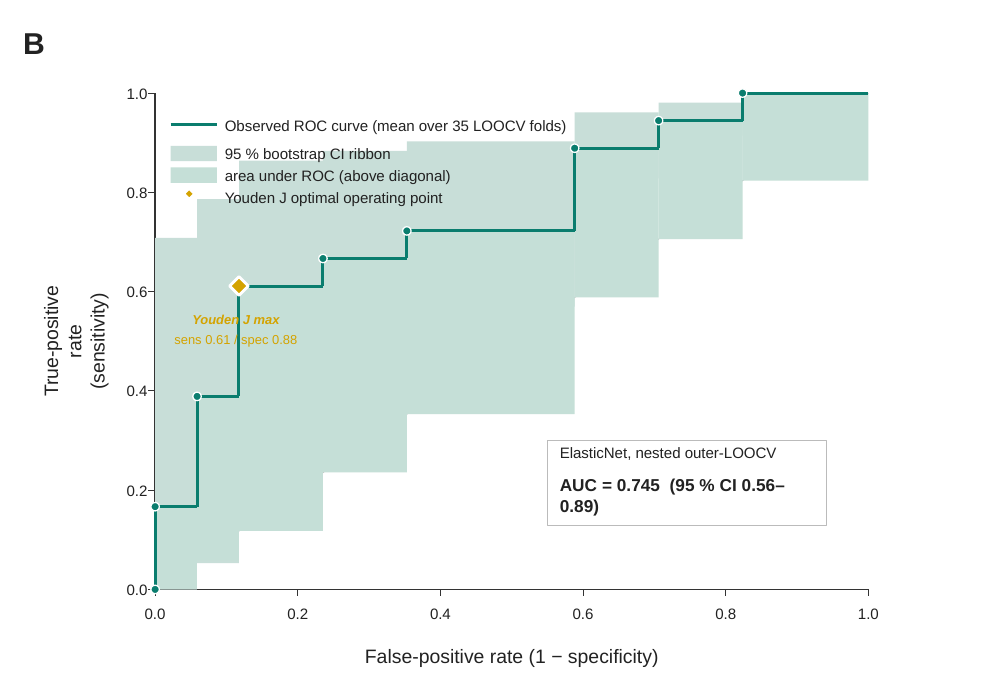
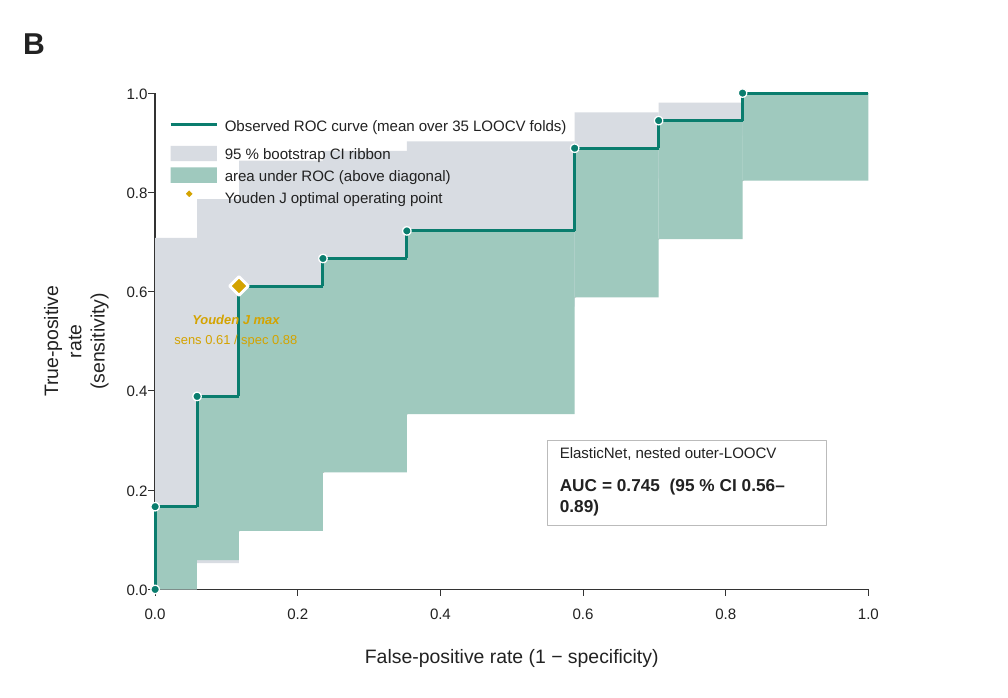
Before and after one commit to Soonlab/TNT, a slide deck: slide 2 of 260418_add/ppt/Fig5_nested_LASSO_native_editable.pptx. Drawn at 1008x698 pixels with LibreOffice and Linux fonts; fonts in the diff are those of the drawing. Boxes give left, top, right and bottom in pixels: in the first picture for what was removed or moved away, otherwise in the second. Text is boxed around its words. In the diff, an @@ line names an element or a change of style, - is before the commit and + after.

```diff
--- a/260418_add/ppt/Fig5_nested_LASSO_native_editable.pptx
+++ b/260418_add/ppt/Fig5_nested_LASSO_native_editable.pptx
@@ fill #C5DFD7 to #9FC9BE in 9 elements at (x1=155, y1=507, x2=197, y2=589), (x1=197, y1=397, x2=239, y2=561), (x1=239, y1=285, x2=323, y2=530), (x1=323, y1=259, x2=406, y2=473), (x1=406, y1=231, x2=574, y2=414), (x1=575, y1=149, x2=659, y2=298), (x1=659, y1=121, x2=743, y2=239), (x1=743, y1=93, x2=868, y2=180), (x1=171, y1=167, x2=217, y2=183) @@
@@ fill #C8DED8 to #D8DCE2 in 8 elements at (x1=239, y1=161, x2=323, y2=392), (x1=323, y1=150, x2=406, y2=349), (x1=406, y1=141, x2=574, y2=307), (x1=575, y1=112, x2=659, y2=178), (x1=659, y1=102, x2=743, y2=135), (x1=171, y1=146, x2=217, y2=161), (x1=155, y1=237, x2=197, y2=589), (x1=197, y1=198, x2=239, y2=563) @@
```
Also in this commit, not shown: 2 other files.
